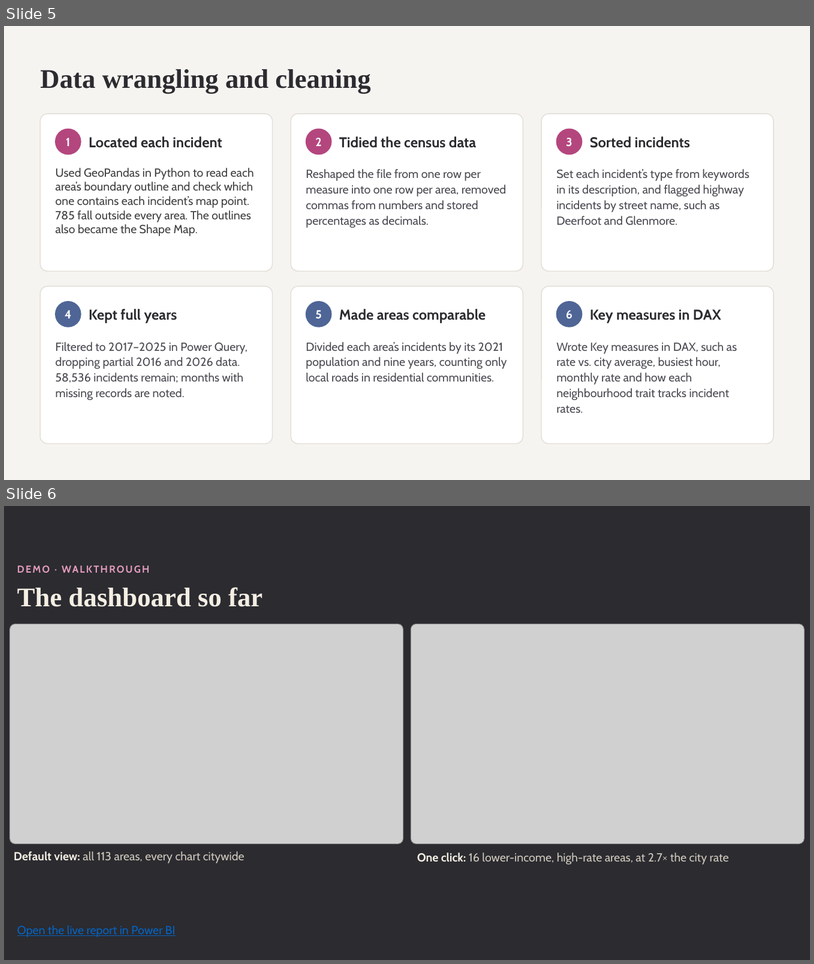
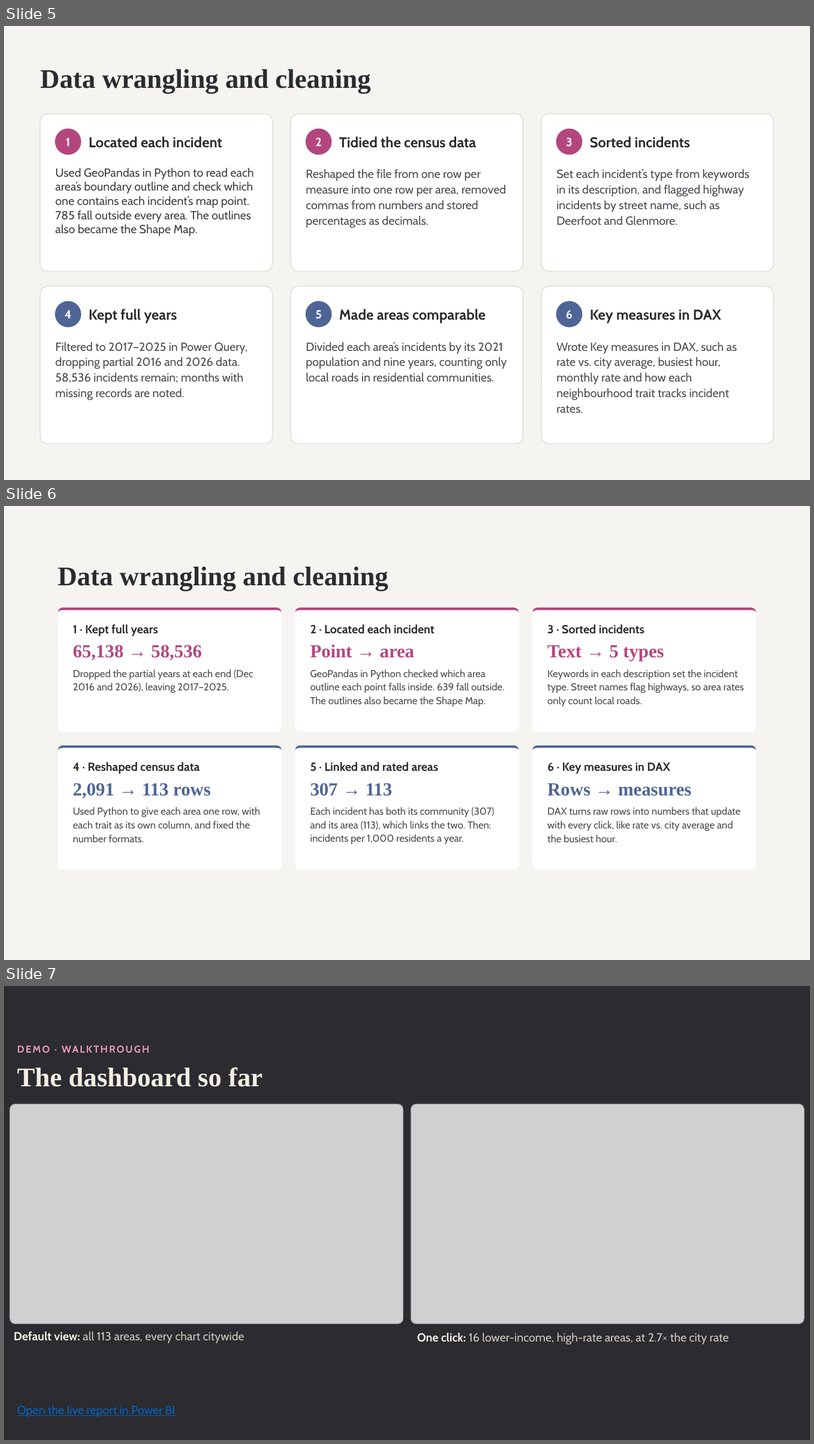
Before and after one commit to AdrianJulve/calgary-traffic-dashboard, a slide deck: Calgary_Traffic_Midpoint.pptx. Shown one above the other, each under a label of ours: slides 5 and 6 before the commit, slides 5, 6 and 7 after it. The pictures are 814x964 and 814x1444 pixels, drawn with LibreOffice and Linux fonts; fonts in the diff are those of the drawing; grey boxes stand for pictures. Boxes give left, top, right and bottom in pixels: in the first picture for what was removed or moved away, otherwise in the second. Text is boxed around its words. In the diff, an @@ line names an element or a change of style, - is before the commit and + after.

Commit message:
Updated Data Wrangling Slide

```diff
--- a/Calgary_Traffic_Midpoint.pptx
+++ b/Calgary_Traffic_Midpoint.pptx
@@ slide 6 added at (4, 506, 810, 960), background #F6F4F0 @@
@@ title added at (58, 567, 389, 591), 32 pt, text #2B2B30, bold @@
+Data wrangling and cleaning
@@ rounded rectangle added at (58, 607, 282, 732), fill #FFFFFF @@
@@ freeform shape added at (58, 607, 282, 732), fill #B4467E @@
@@ rounded rectangle added at (295, 607, 519, 732), fill #FFFFFF @@
@@ freeform shape added at (295, 607, 519, 732), fill #B4467E @@
@@ rounded rectangle added at (533, 607, 756, 732), fill #FFFFFF @@
@@ freeform shape added at (533, 607, 756, 732), fill #B4467E @@
@@ text added at (73, 624, 158, 636), 14 pt, text #2B2B30, bold @@
+1 · Kept full years
@@ text added at (311, 624, 435, 634), 14 pt, text #2B2B30, bold @@
+2 · Located each incident
@@ text added at (548, 624, 645, 634), 14 pt, text #2B2B30, bold @@
+3 · Sorted incidents
@@ text added at (73, 645, 202, 660), 22 pt, text #B4467E, bold @@
+65,138 → 58,536
@@ text added at (311, 644, 414, 658), 22 pt, text #B4467E, bold @@
+Point → area
@@ text added at (548, 645, 664, 661), 22 pt, text #B4467E, bold @@
+Text → 5 types
@@ text added at (73, 669, 253, 693), 12 pt, text #4A4A52 @@
+Dropped the partial years at each end (Dec 2016 and 2026), leaving 2017–2025.
@@ text added at (311, 669, 504, 706), 12 pt, text #4A4A52 @@
+GeoPandas in Python checked which area outline each point falls inside. 639 fall outside. The outlines also became the Shape Map.
@@ text added at (548, 669, 744, 706), 12 pt, text #4A4A52 @@
+Keywords in each description set the incident type. Street names flag highways, so area rates only count local roads.
@@ rounded rectangle added at (58, 745, 282, 869), fill #FFFFFF @@
@@ freeform shape added at (58, 745, 282, 869), fill #4E6596 @@
@@ rounded rectangle added at (295, 745, 519, 869), fill #FFFFFF @@
@@ freeform shape added at (295, 745, 519, 869), fill #4E6596 @@
@@ rounded rectangle added at (533, 745, 756, 869), fill #FFFFFF @@
@@ freeform shape added at (533, 745, 756, 869), fill #4E6596 @@
@@ text added at (73, 762, 200, 774), 14 pt, text #2B2B30, bold @@
+4 · Reshaped census data
@@ text added at (311, 762, 438, 771), 14 pt, text #2B2B30, bold @@
+5 · Linked and rated areas
@@ text added at (548, 762, 670, 774), 14 pt, text #2B2B30, bold @@
+6 · Key measures in DAX
@@ text added at (73, 783, 211, 798), 22 pt, text #4E6596, bold @@
+2,091 → 113 rows
@@ text added at (311, 783, 392, 796), 22 pt, text #4E6596, bold @@
+307 → 113
@@ text added at (548, 783, 692, 796), 22 pt, text #4E6596, bold @@
+Rows → measures
@@ text added at (73, 807, 260, 842), 12 pt, text #4A4A52 @@
+Used Python to give each area one row, with each trait as its own column, and fixed the number formats.
@@ text added at (311, 807, 494, 844), 12 pt, text #4A4A52 @@
+Each incident has both its community (307) and its area (113), which links the two. Then: incidents per 1,000 residents a year.
@@ text added at (548, 807, 741, 842), 12 pt, text #4A4A52 @@
+DAX turns raw rows into numbers that update with every click, like rate vs. city average and the busiest hour.
@@ what was slide 6 is now slide 7 @@
```
Also in this commit, not shown: 1 other file.
